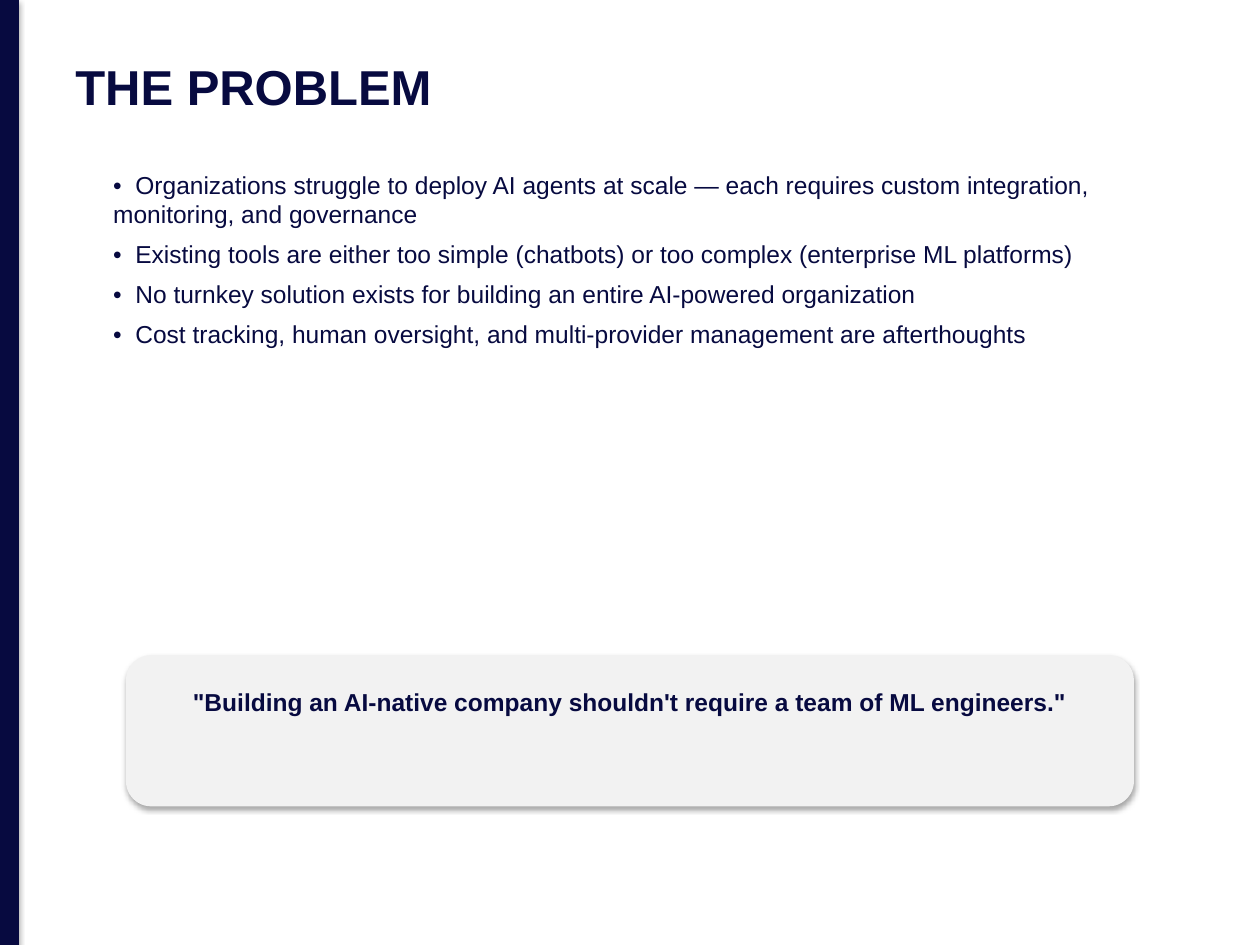
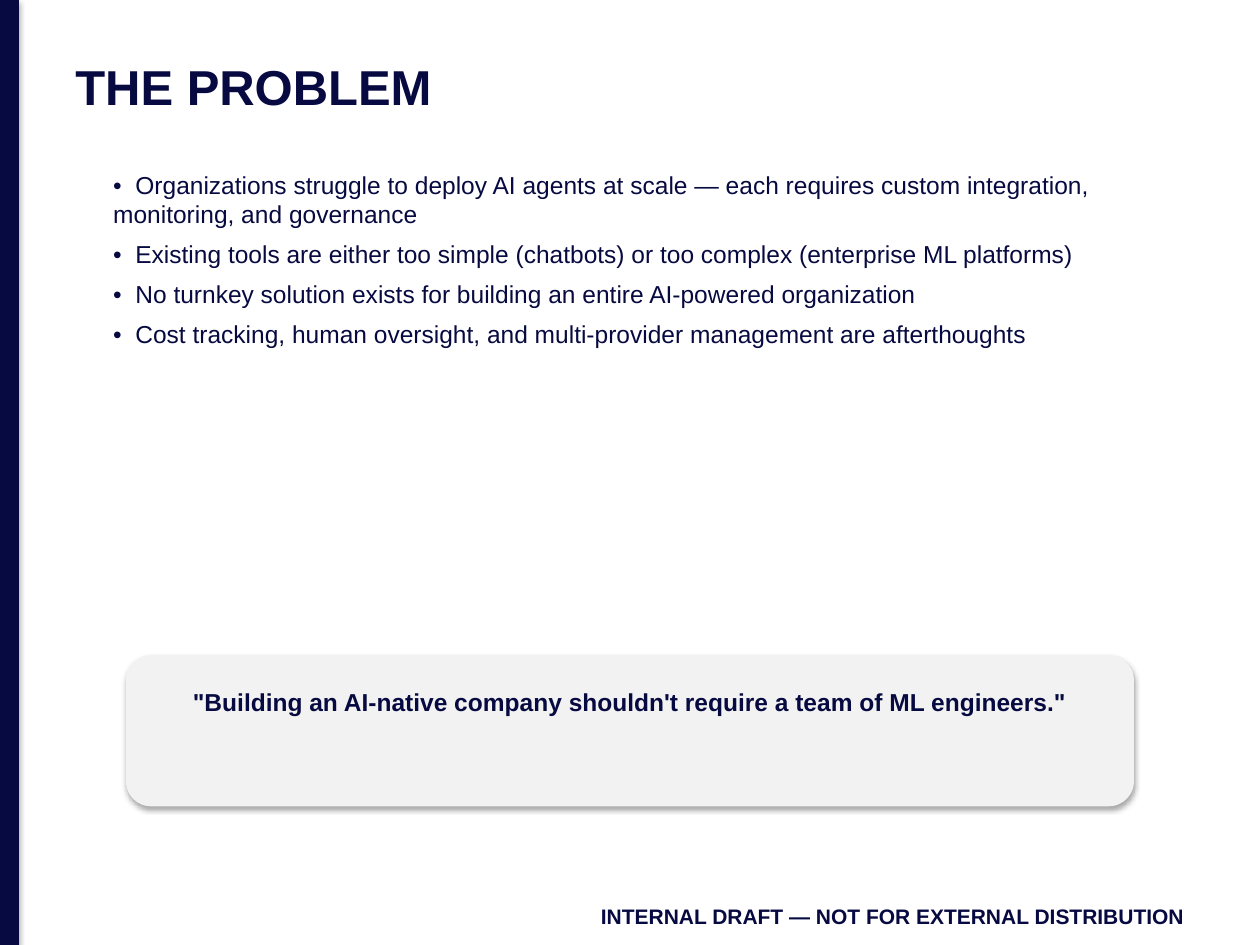
Before and after one commit to jmlusu/light-speed-holdings, a slide deck: slide 3 of static/brand/templates/pitch-deck.pptx. Drawn at 1260x945 pixels with LibreOffice and Linux fonts; fonts in the diff are those of the drawing. Boxes give left, top, right and bottom in pixels: in the first picture for what was removed or moved away, otherwise in the second. Text is boxed around its words. In the diff, an @@ line names an element or a change of style, - is before the commit and + after.

```diff
--- a/static/brand/templates/pitch-deck.pptx
+++ b/static/brand/templates/pitch-deck.pptx
@@ text added at box(601, 909, 1184, 925), 12 pt, text #070A40, bold @@
+INTERNAL DRAFT — NOT FOR EXTERNAL DISTRIBUTION
```
Also in this commit, not shown: 12 other slides changed, 1 other file.
